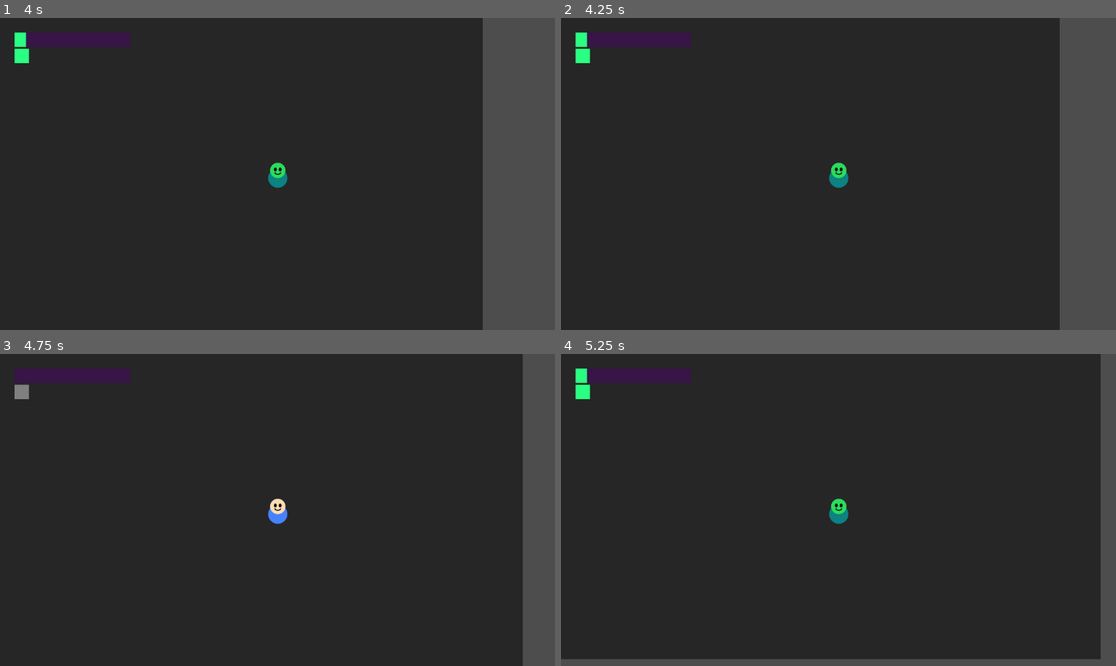
Above: before the commit, frames 1-4 (two rows, left to right).
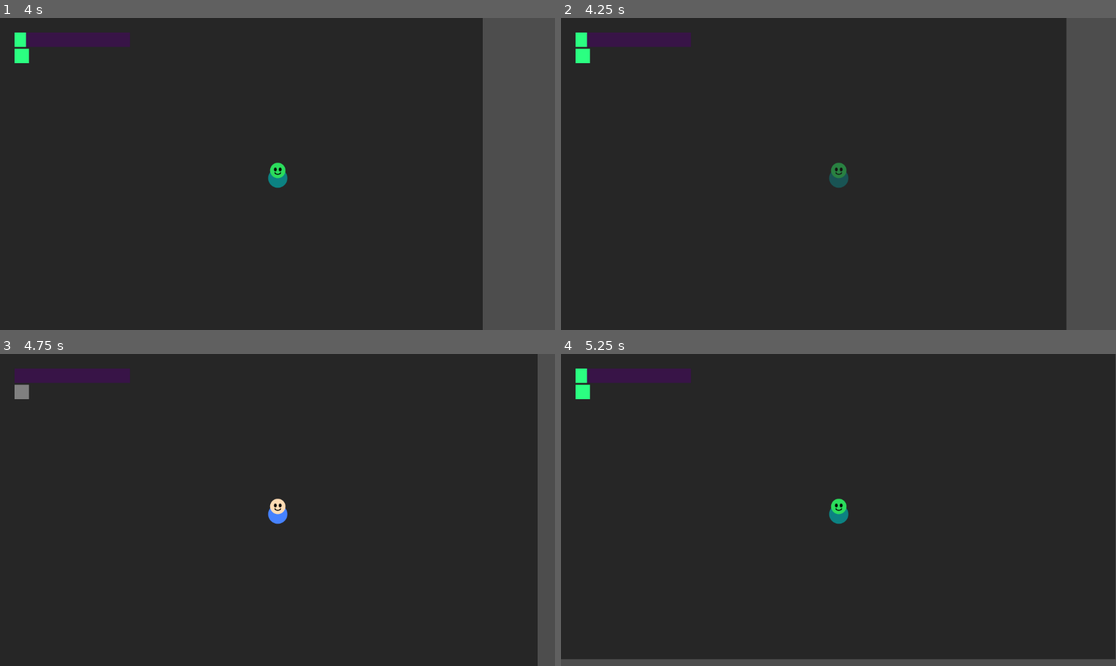
Above: after the commit, the same moments.

Repository: Iquitim/anel-de-iquitim
Game: Godot game, scene res://world/test_world.tscn
Two runs of this game, one before a commit and one after it. Both use one fixed random seed, a clock stepped at 60 frames per second and the inputs below.
Inputs:
- Up to frame 1 (4 s): tap Enter at 0.5 s; hold Right (ui_right) 0.53-1.28 s; hold Tab (toggle_ring) 0.53-1.28 s; tap Space at 0.77, 1.52, 3.02, 3.5, 3.77 s; hold Down (ui_down) 1.28-2.03 s; tap Tab (toggle_ring) at 1.35, 2.85 s; hold Right (ui_right) 2.03-2.78 s; hold Tab (toggle_ring) 2.03-2.78 s; hold Up (ui_up) 2.78-3.53 s; hold Left (ui_left) from 3.53 s (still down); hold Tab (toggle_ring) from 3.53 s (still down)
- Up to frame 2 (4.25 s): keep holding Left (ui_left); keep holding Tab (toggle_ring); tap Escape (dash, bound only after the commit) at 4.15 s
- Up to frame 3 (4.75 s): keep holding Left (ui_left); release Tab (toggle_ring) at 4.28 s; tap Tab (toggle_ring) at 4.35 s; tap Space at 4.52 s
- Up to frame 4 (5.25 s): release Left (ui_left) at 5.03 s; hold Down (ui_down) from 5.03 s (still down); hold Tab (toggle_ring) from 5.03 s (still down)

Frame 1 is identical in both runs. In frame 2, 1.3% of the frame differs, in the area x 48-91%, y 0-100%; in frame 3, 2.6%, in the area x 94-97%, y 0-100%; in frame 4, 2.6%.

Commit message:
feat: Implement Dash mechanic with I-frames and cooldown

Diff:
--- a/entities/player/player_controller.gd
+++ b/entities/player/player_controller.gd
@@ -11,6 +11,9 @@
 const SPEED_IQUITIM: float = 220.0 # Descontrolado
 const ACCELERATION: float = 800.0 # Inercia pesada
 const FRICTION: float = 1000.0 # Parada nao-imediata
+const DASH_SPEED: float = 300.0 # Velocidade do Dash
+const DASH_DURATION: float = 0.2 # Duracao do Dash
+const DASH_COOLDOWN: float = 1.2 # Cooldown do Dash
 
 # Estados da Máquina de Estados
 enum State {
@@ -24,6 +27,8 @@
 var current_state: State = State.IDLE
 var is_ring_active: bool = false
 var is_iquitim_form: bool = false
+var can_dash: bool = true
+var dash_direction: Vector2 = Vector2.ZERO
 
 # Referências aos Componentes
 @onready var possession_component: PossessionComponent = $PossessionComponent
@@ -45,13 +50,15 @@
 		State.MOVE:
 			_state_move(delta)
 		State.DASH:
-			pass # TODO: Implementar Dash
+			_state_dash(delta)
 
 	move_and_slide()
 
 func _unhandled_input(event: InputEvent) -> void:
 	if event.is_action_pressed("toggle_ring"):
 		toggle_ring_state()
+	elif event.is_action_pressed("dash") and can_dash and current_state != State.DASH:
+		start_dash()
 
 # --- Lógica de Estados ---
 
@@ -72,6 +79,39 @@
 		# Sem regen enquanto move
 		if health_component: health_component.can_regenerate = false
 
+func start_dash() -> void:
+	current_state = State.DASH
+	can_dash = false
+
+	# Determinar direção do dash (movimento atual ou frente padrão)
+	var input_vector = Input.get_vector("ui_left", "ui_right", "ui_up", "ui_down")
+	if input_vector != Vector2.ZERO:
+		dash_direction = input_vector.normalized()
+	else:
+		# Se parado, dash para a direita (ou última direção se tivéssemos facing_direction)
+		dash_direction = Vector2.RIGHT
+
+	# Feedback visual (transparência)
+	sprite.modulate.a = 0.5
+
+	# Timer de Duração
+	await get_tree().create_timer(DASH_DURATION).timeout
+	end_dash()
+
+func _state_dash(_delta: float) -> void:
+	velocity = dash_direction * DASH_SPEED
+
+func end_dash() -> void:
+	if current_state == State.DASH:
+		current_state = State.IDLE
+		velocity = Vector2.ZERO
+		sprite.modulate.a = 1.0
+
+		# Timer de Cooldown
+		await get_tree().create_timer(DASH_COOLDOWN).timeout
+		can_dash = true
+		print("Dash pronto!")
+
 # --- Física e Movimento ---
 
 func get_target_speed() -> float:
@@ -91,8 +131,8 @@
 		health_component.can_regenerate = true
 
 func take_damage(amount: float) -> void:
-	# Invulnerabilidade na forma Iquitim
-	if is_iquitim_form:
+	# Invulnerabilidade na forma Iquitim ou Dash
+	if is_iquitim_form or current_state == State.DASH:
 		return
 
 	if health_component:
--- a/project.godot
+++ b/project.godot
@@ -27,3 +27,8 @@
 "events": [Object(InputEventKey,"resource_local_to_scene":false,"resource_name":"","device":-1,"window_id":0,"alt_press …(195 unchanged characters)…
 ]
 }
+dash={
+"deadzone": 0.2,
+"events": [Object(InputEventKey,"resource_local_to_scene":false,"resource_name":"","device":0,"window_id":0,"alt_pressed":false,"shift_pressed":false,"ctrl_pressed":false,"meta_pressed":false,"pressed":false,"keycode":0,"physical_keycode":4194305,"key_label":0,"unicode":0,"location":0,"echo":false,"script":null)
+]
+}
Not shown, added: systems/health_component.gd.uid
